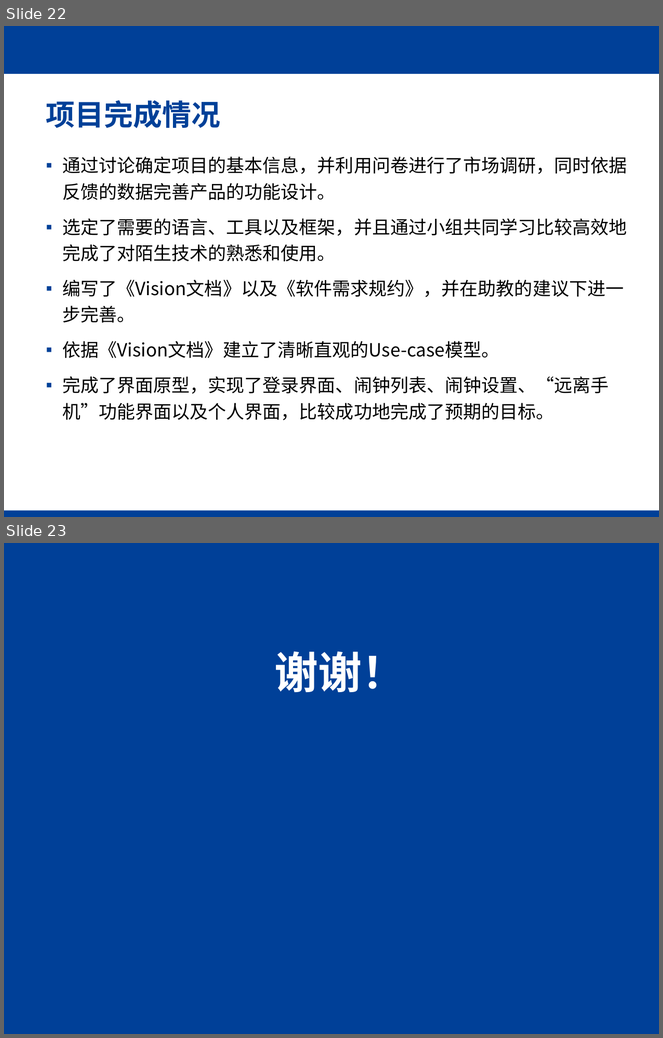
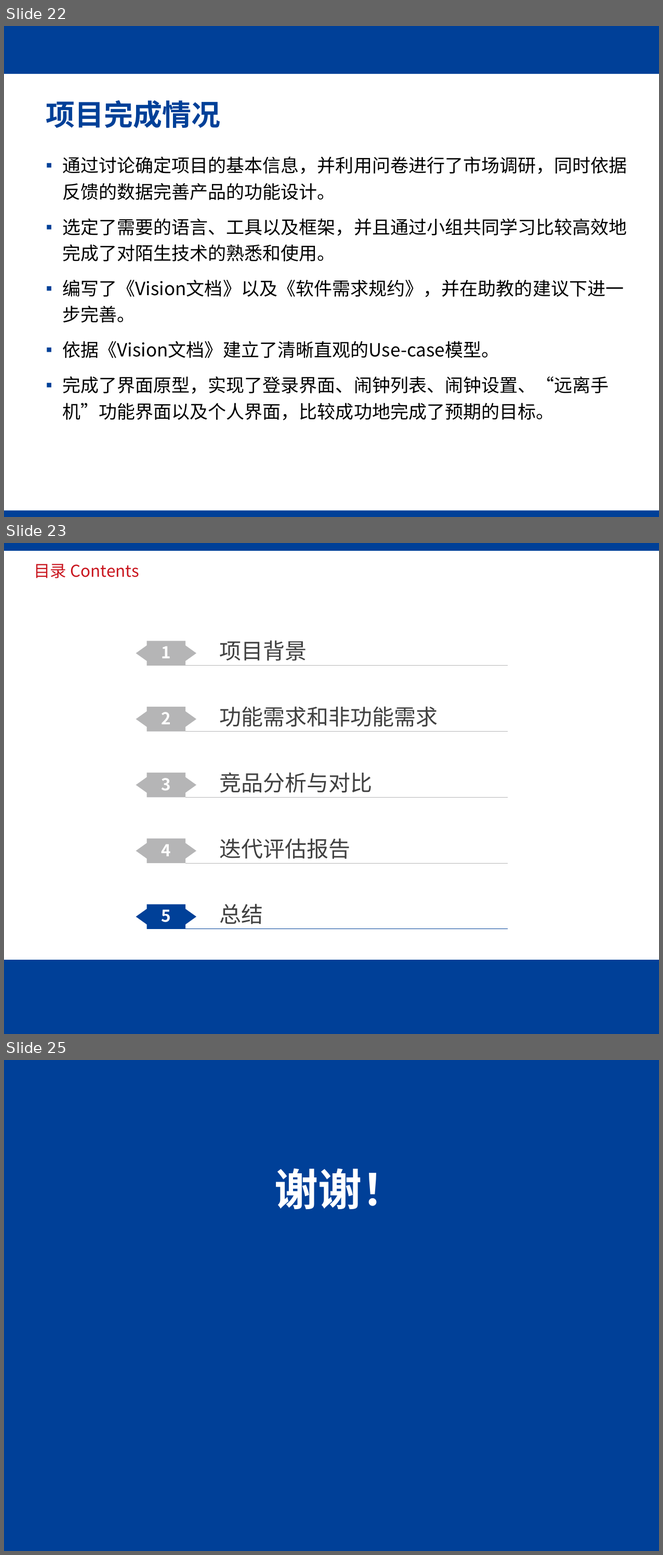
Before and after one commit to Time-Magician/ISSUES, a slide deck: Documents/软件工程第一次迭代答辩.pptx. Shown one above the other, each under a label of ours: slides 22 and 23 before the commit, slides 22, 23 and 25 after it; the slides between them are not shown. The pictures are 663x1038 and 663x1555 pixels, drawn with LibreOffice and Linux fonts; fonts in the diff are those of the drawing; background and template pictures are left out. Boxes give left, top, right and bottom in pixels: in the first picture for what was removed or moved away, otherwise in the second. Text is boxed around its words. In the diff, an @@ line names an element or a change of style, - is before the commit and + after.

```diff
--- a/Documents/软件工程第一次迭代答辩.pptx
+++ b/Documents/软件工程第一次迭代答辩.pptx
@@ slide 23 added at (4, 543, 659, 1034), background #FFFFFF @@
@@ rectangle added at (4, 543, 659, 551), fill #004098 @@
@@ title added at (34, 564, 139, 578), 18 pt, text #C9151E @@
+目录 Contents
@@ freeform shape added at (136, 641, 196, 666), fill #B5B5B6 @@
@@ text added at (162, 646, 171, 658), 18 pt, text #FFFFFF, bold @@
+1
@@ text added at (219, 640, 307, 661), 24 pt, text #404040 @@
+项目背景
@@ line added from (185, 666) to (508, 666), #B5B5B6 0.5 pt @@
@@ freeform shape added at (136, 707, 196, 732), fill #B5B5B6 @@
@@ text added at (162, 712, 171, 724), 18 pt, text #FFFFFF, bold @@
+2
@@ text added at (219, 706, 438, 727), 24 pt, text #404040 @@
+功能需求和非功能需求
@@ line added from (185, 732) to (508, 732), #B5B5B6 0.5 pt @@
@@ freeform shape added at (136, 773, 196, 798), fill #B5B5B6 @@
@@ text added at (219, 772, 372, 793), 24 pt, text #404040 @@
+竞品分析与对比
@@ text added at (162, 778, 171, 791), 18 pt, text #FFFFFF, bold @@
+3
@@ line added from (185, 797) to (508, 797), #B5B5B6 0.5 pt @@
@@ freeform shape added at (136, 838, 196, 863), fill #B5B5B6 @@
@@ text added at (219, 838, 350, 859), 24 pt, text #404040 @@
+迭代评估报告
@@ text added at (162, 845, 171, 857), 18 pt, text #FFFFFF, bold @@
+4
@@ line added from (185, 863) to (508, 863), #B5B5B6 0.5 pt @@
@@ freeform shape added at (136, 905, 196, 929), fill #004098 @@
@@ text added at (162, 910, 171, 923), 18 pt, text #FFFFFF, bold @@
+5
@@ text added at (219, 904, 263, 925), 24 pt, text #404040 @@
+总结
@@ line added from (185, 929) to (508, 929), #004098 0.5 pt @@
@@ rectangle added at (4, 961, 659, 1034), fill #004098 @@
@@ what was slide 23 is now slide 25 @@
```
Also in this commit, not shown: 5 slides changed, 1 other slide added, 1 other file.
